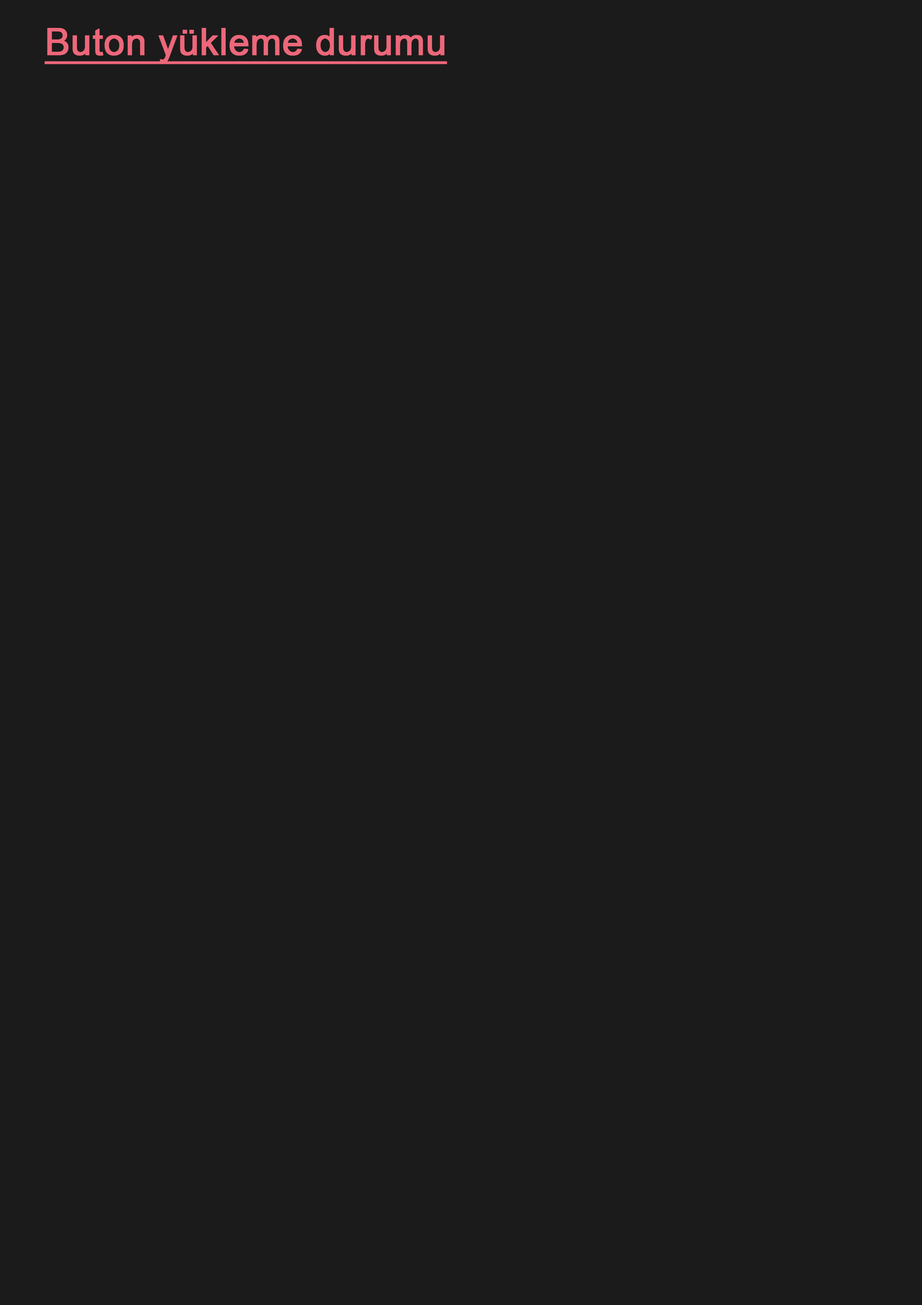
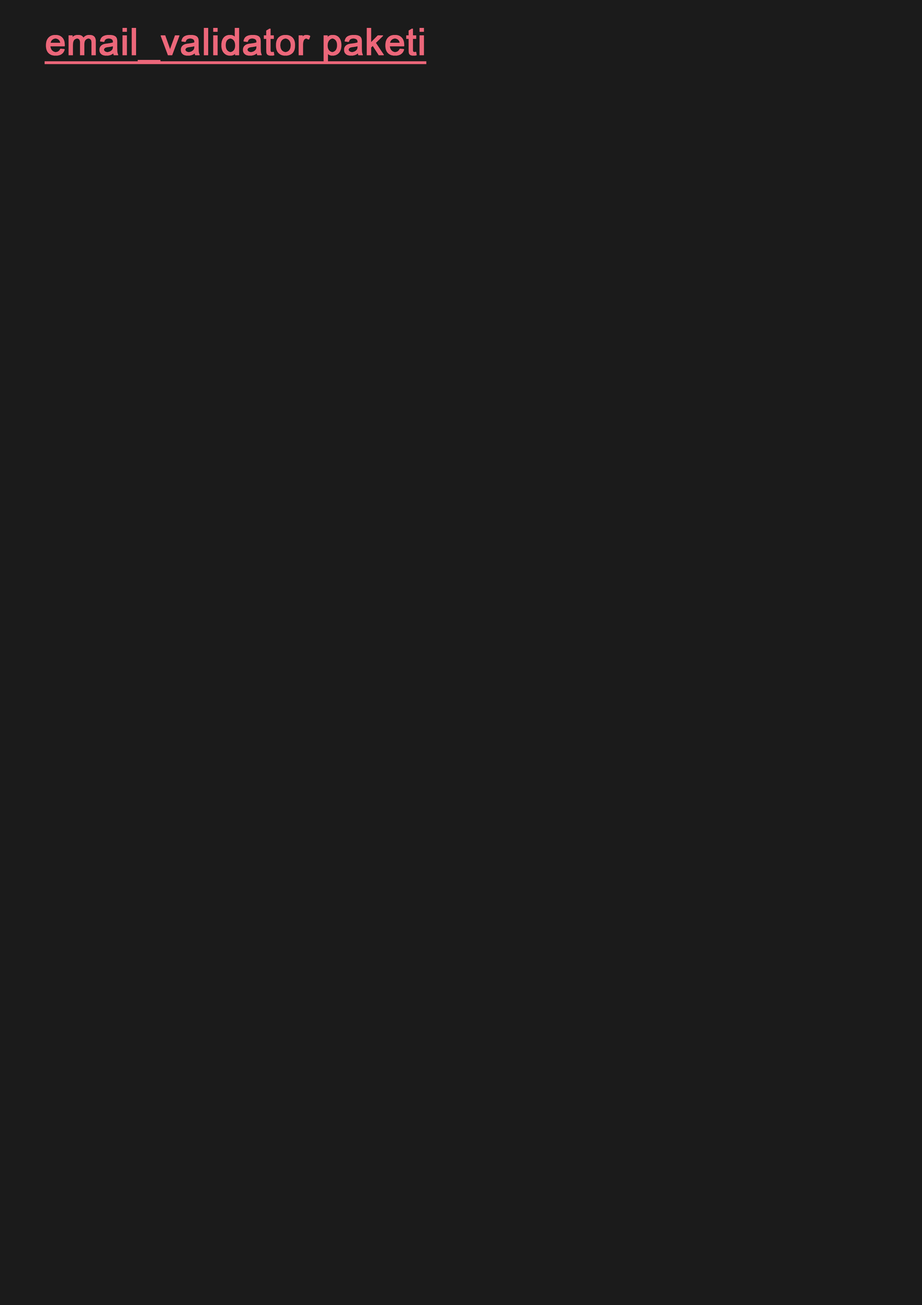
Before/after of a 922 × 1305 layered artwork. What changed in the layer stack:
renamed "Buton yükleme durumu" to "email_validator paketi", painted on it over [45, 27, 448, 65]
